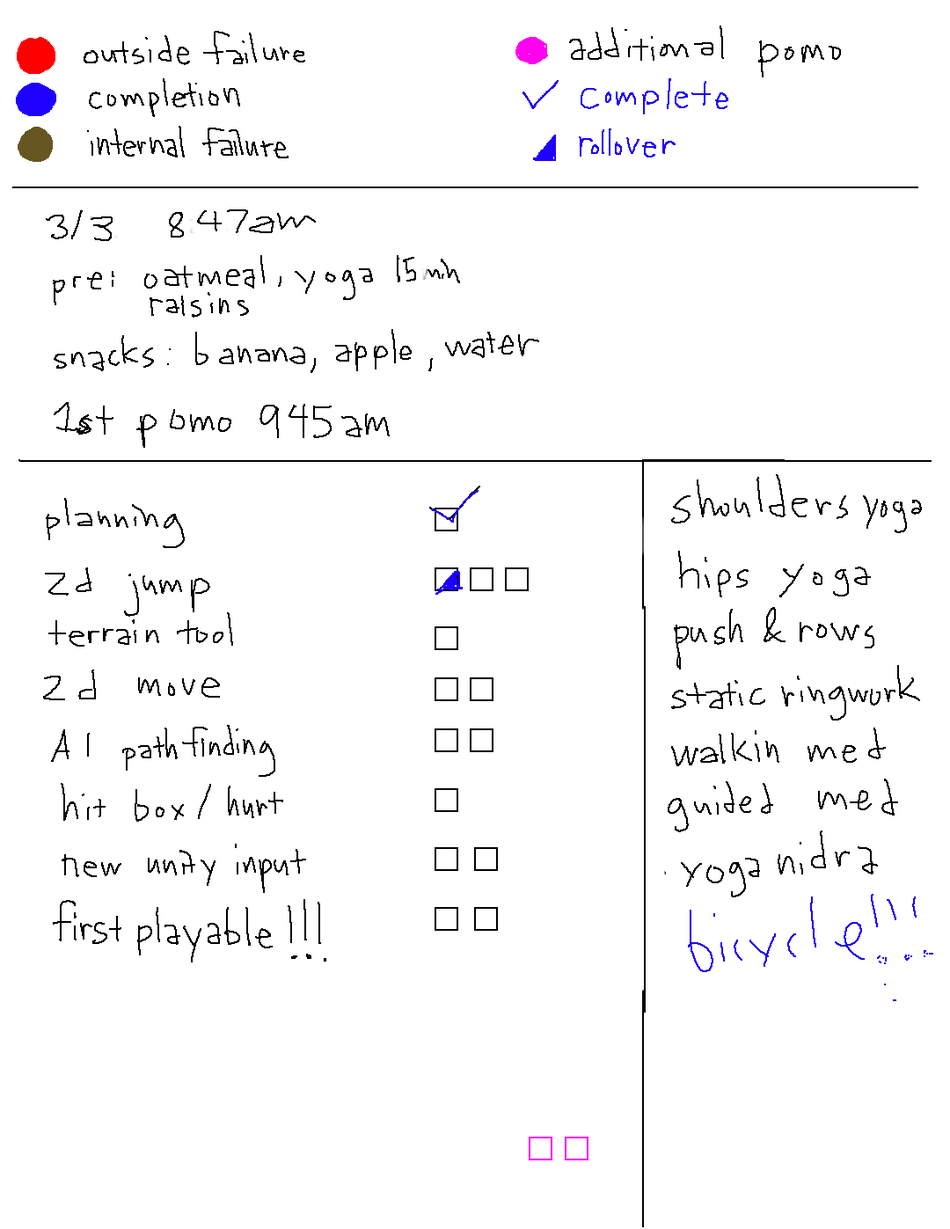
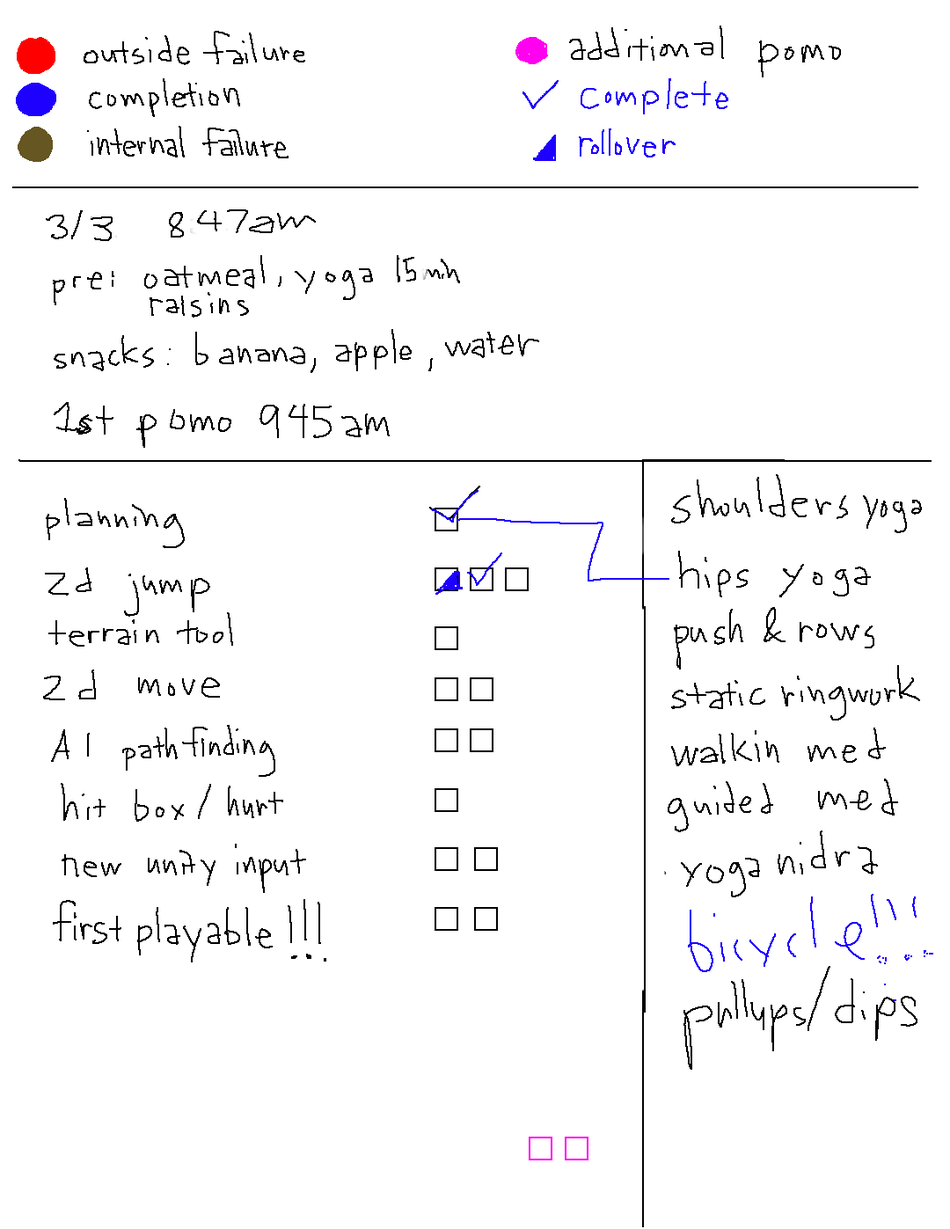
Layers edited between the first and the second (950, 1229) image:
painted on "words" (1st of 3, in "3/3" › "pomodoro") over [456,518,918,1070]
